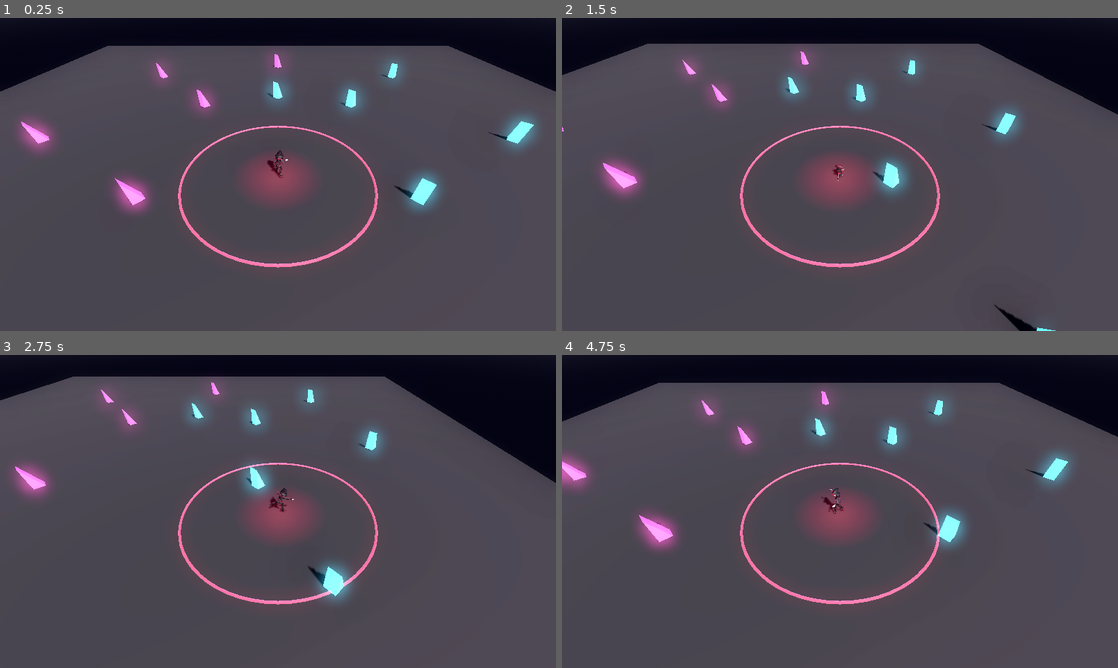
Above: before the commit, frames 1-4 (two rows, left to right).
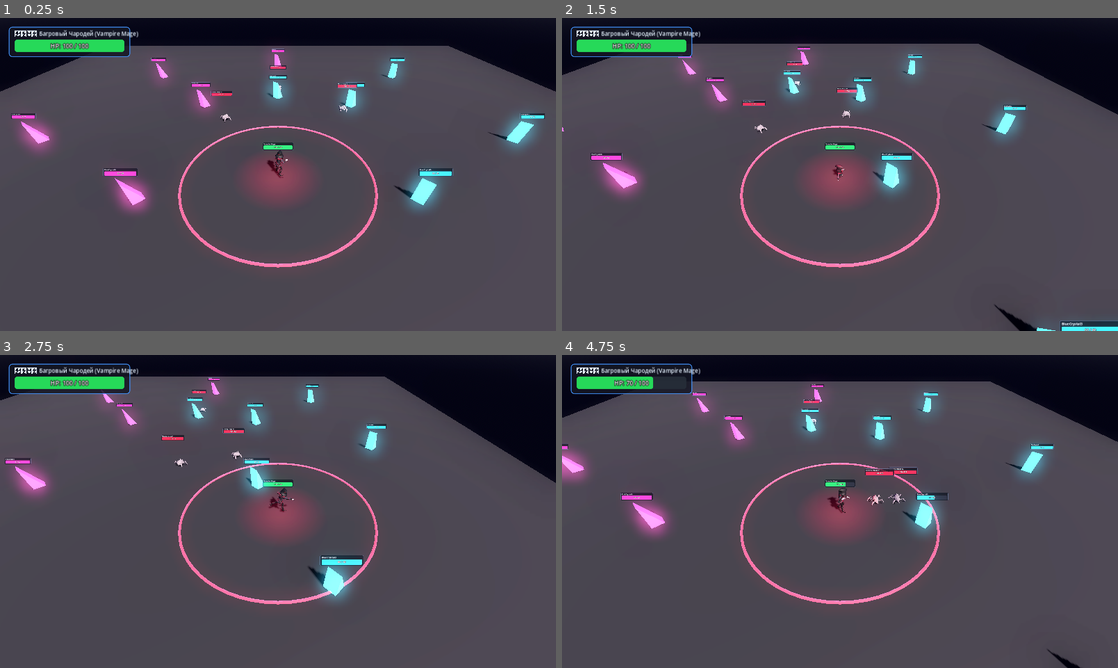
Above: after the commit, the same moments.

Repository: v-prokofev/MisterV
Game: Godot game, scene res://scenes/main.tscn
Same seed, same stepped clock (60 frames per second), same inputs: the game is played once before the commit and once after it.
Inputs (mouse positions are in pixels of both pictures, inside the frame that each line leads up to):
- Up to frame 1 (0.25 s): no input
- Up to frame 2 (1.5 s): move the mouse to (962, 158) at 0.52 s; hold D (move_right) 0.53-1.28 s; click (962, 158) at 0.67 s; move the mouse to (728, 190) at 1.27 s; hold S (move_backward) from 1.28 s (still down)
- Up to frame 3 (2.75 s): move the mouse to (333, 442) at 2.02 s; release S (move_backward) at 2.03 s; hold D (move_right) from 2.03 s (still down)
- Up to frame 4 (4.75 s): move the mouse to (812, 574) at 2.77 s; release D (move_right) at 2.78 s; hold W (move_forward) 2.78-3.53 s; click (812, 574) at 2.92 s; move the mouse to (1006, 558) at 3.52 s; hold A (move_left) from 3.53 s (still down); move the mouse to (673, 464) at 4.27 s

The runs differ from the first frame. In frame 1, 2.4% of the frame differs, in the area x 1-98%, y 2-51%; in frame 2, 2.7%; in frame 3, 2.5%; in frame 4, 7.8%, in the area x 0-100%, y 2-100%.

Commit message:
Add Monster Makra AI, aggro combat, 3D floating health bars & HUD HP numbers

Diff:
--- a/src/scenes/main.tscn
+++ b/src/scenes/main.tscn
@@ -3,6 +3,7 @@
 [ext_resource type="PackedScene" uid="uid://bplayer_scene_001" path="res://scenes/player.tscn" id="1_player_scene"]
 [ext_resource type="PackedScene" uid="uid://btarget_dummy_001" path="res://scenes/target_dummy.tscn" id="2_dummy_scene"]
 [ext_resource type="PackedScene" uid="uid://bdestructible_obj_001" path="res://scenes/destructible_object.tscn" id="3_destructible_scene"]
+[ext_resource type="PackedScene" uid="uid://bmonster_scene_001" path="res://scenes/monster.tscn" id="4_monster_scene"]
 
 [sub_resource type="ProceduralSkyMaterial" id="ProceduralSkyMaterial_1"]
 sky_top_color = Color(0.1, 0.08, 0.18, 1.0)
@@ -108,3 +109,17 @@
 [node name="BlueCrystal6" parent="Destructibles" instance=ExtResource("3_destructible_scene")]
 transform = Transform3D(1, 0, 0, 0, 1, 0, 0, 0, 1, 8, 0, 6)
 object_color = Color(0.2, 0.85, 1, 1)
+
+[node name="Monsters" type="Node3D" parent="."]
+
+[node name="MakraMonster1" parent="Monsters" instance=ExtResource("4_monster_scene")]
+transform = Transform3D(1, 0, 0, 0, 1, 0, 0, 0, 1, -5, 0, -4)
+monster_name = "Монстр Макра #1"
+
+[node name="MakraMonster2" parent="Monsters" instance=ExtResource("4_monster_scene")]
+transform = Transform3D(1, 0, 0, 0, 1, 0, 0, 0, 1, 6, 0, -5)
+monster_name = "Монстр Макра #2"
+
+[node name="MakraMonster3" parent="Monsters" instance=ExtResource("4_monster_scene")]
+transform = Transform3D(1, 0, 0, 0, 1, 0, 0, 0, 1, 0, 0, -10)
+monster_name = "Монстр Макра #3"
--- /dev/null
+++ b/src/scenes/monster.tscn
@@ -0,0 +1,18 @@
+[gd_scene load_steps=3 format=3 uid="uid://bmonster_scene_001"]
+
+[ext_resource type="Script" path="res://scripts/monster.gd" id="1_monster_script"]
+
+[sub_resource type="CapsuleShape3D" id="CapsuleShape3D_monster"]
+radius = 0.55
+height = 1.9
+
+[node name="Monster" type="CharacterBody3D"]
+collision_layer = 2
+collision_mask = 3
+script = ExtResource("1_monster_script")
+
+[node name="CollisionShape3D" type="CollisionShape3D" parent="."]
+transform = Transform3D(1, 0, 0, 0, 1, 0, 0, 0, 1, 0, 0.95, 0)
+shape = SubResource("CapsuleShape3D_monster")
+
+[node name="Visuals" type="Node3D" parent="."]
--- a/src/scripts/destructible_object.gd
+++ b/src/scripts/destructible_object.gd
@@ -11,6 +11,8 @@
 @onready var mesh_instance: MeshInstance3D = $MeshInstance3D
 
 var original_material: StandardMaterial3D
+
+var health_bar = null
 
 func _ready() -> void:
 	add_to_group("dummies")
@@ -27,6 +29,11 @@
 		original_material.emission_energy_multiplier = 1.5
 		mesh_instance.set_surface_override_material(0, original_material)
 
+	var bar_script = preload("res://scripts/floating_health_bar.gd")
+	health_bar = bar_script.new()
+	add_child(health_bar)
+	health_bar.setup(max_health, name, object_color, 2.0)
+
 func is_targetable() -> bool:
 	return not is_destroyed
 
@@ -36,6 +43,9 @@
 
 	current_health -= amount
 	print("Destructible ", name, " took ", amount, " damage! Current HP: ", current_health)
+
+	if health_bar:
+		health_bar.update_hp(current_health)
 
 	_flash_hit()
 
--- /dev/null
+++ b/src/scripts/floating_health_bar.gd
@@ -0,0 +1,120 @@
+extends Node3D
+class_name FloatingHealthBar
+
+var max_hp: float = 100.0
+var current_hp: float = 100.0
+var title: String = ""
+var bar_color: Color = Color(0.15, 0.85, 0.3)
+
+var sprite3d: Sprite3D
+var viewport: SubViewport
+var progress_bar: ProgressBar
+var hp_label: Label
+var title_label: Label
+
+func setup(p_max_hp: float, p_title: String = "", p_color: Color = Color(0.15, 0.85, 0.3), height_offset: float = 2.2) -> void:
+	max_hp = p_max_hp
+	current_hp = p_max_hp
+	title = p_title
+	bar_color = p_color
+	position = Vector3(0, height_offset, 0)
+	_build_ui()
+
+func update_hp(new_hp: float, new_max_hp: float = -1.0) -> void:
+	if new_max_hp > 0:
+		max_hp = new_max_hp
+	current_hp = clamp(new_hp, 0.0, max_hp)
+	if progress_bar:
+		progress_bar.max_value = max_hp
+		progress_bar.value = current_hp
+	if hp_label:
+		hp_label.text = "%d / %d" % [int(ceil(current_hp)), int(ceil(max_hp))]
+
+func _build_ui() -> void:
+	viewport = SubViewport.new()
+	viewport.size = Vector2i(220, 55)
+	viewport.transparent_bg = true
+	viewport.render_target_update_mode = SubViewport.UPDATE_ALWAYS
+	add_child(viewport)
+
+	var container = Control.new()
+	container.custom_minimum_size = Vector2(220, 55)
+	container.size = Vector2(220, 55)
+	viewport.add_child(container)
+
+	# Background panel / border
+	var bg_panel = StyleBoxFlat.new()
+	bg_panel.bg_color = Color(0.08, 0.09, 0.12, 0.85)
+	bg_panel.corner_radius_top_left = 6
+	bg_panel.corner_radius_top_right = 6
+	bg_panel.corner_radius_bottom_left = 6
+	bg_panel.corner_radius_bottom_right = 6
+	bg_panel.border_width_left = 2
+	bg_panel.border_width_top = 2
+	bg_panel.border_width_right = 2
+	bg_panel.border_width_bottom = 2
+	bg_panel.border_color = Color(0.3, 0.35, 0.45, 0.9)
+
+	var panel = Panel.new()
+	panel.size = Vector2(220, 55)
+	panel.add_theme_stylebox_override("panel", bg_panel)
+	container.add_child(panel)
+
+	# Title label (Name)
+	if title != "":
+		title_label = Label.new()
+		title_label.position = Vector2(8, 3)
+		title_label.size = Vector2(204, 18)
+		title_label.text = title
+		title_label.horizontal_alignment = HORIZONTAL_ALIGNMENT_LEFT
+		title_label.add_theme_font_size_override("font_size", 12)
+		title_label.add_theme_color_override("font_color", Color(0.95, 0.95, 1.0))
+		container.add_child(title_label)
+
+	# Fill Stylebox for ProgressBar
+	var fill_style = StyleBoxFlat.new()
+	fill_style.bg_color = bar_color
+	fill_style.corner_radius_top_left = 4
+	fill_style.corner_radius_top_right = 4
+	fill_style.corner_radius_bottom_left = 4
+	fill_style.corner_radius_bottom_right = 4
+
+	var back_style = StyleBoxFlat.new()
+	back_style.bg_color = Color(0.15, 0.16, 0.2, 0.9)
+	back_style.corner_radius_top_left = 4
+	back_style.corner_radius_top_right = 4
+	back_style.corner_radius_bottom_left = 4
+	back_style.corner_radius_bottom_right = 4
+
+	progress_bar = ProgressBar.new()
+	var bar_y = 22 if title != "" else 8
+	var bar_h = 24 if title != "" else 34
+	progress_bar.position = Vector2(8, bar_y)
+	progress_bar.size = Vector2(204, bar_h)
+	progress_bar.show_percentage = false
+	progress_bar.add_theme_stylebox_override("background", back_style)
+	progress_bar.add_theme_stylebox_override("fill", fill_style)
+	progress_bar.max_value = max_hp
+	progress_bar.value = current_hp
+	container.add_child(progress_bar)
+
+	# Numeric HP label centered over progress bar
+	hp_label = Label.new()
+	hp_label.position = Vector2(8, bar_y + (bar_h - 20) / 2)
+	hp_label.size = Vector2(204, 20)
+	hp_label.text = "%d / %d" % [int(ceil(current_hp)), int(ceil(max_hp))]
+	hp_label.horizontal_alignment = HORIZONTAL_ALIGNMENT_CENTER
+	hp_label.vertical_alignment = VERTICAL_ALIGNMENT_CENTER
+	hp_label.add_theme_font_size_override("font_size", 13)
+	hp_label.add_theme_color_override("font_color", Color(1.0, 1.0, 1.0))
+	hp_label.add_theme_color_override("font_outline_color", Color(0.0, 0.0, 0.0))
+	hp_label.add_theme_constant_override("outline_size", 4)
+	container.add_child(hp_label)
+
+	# Billboard Sprite3D
+	sprite3d = Sprite3D.new()
+	sprite3d.billboard = BaseMaterial3D.BILLBOARD_ENABLED
+	sprite3d.no_depth_test = true
+	sprite3d.pixel_size = 0.008
+	sprite3d.texture = viewport.get_texture()
+	add_child(sprite3d)
--- /dev/null
+++ b/src/scripts/monster.gd
@@ -0,0 +1,307 @@
+extends CharacterBody3D
+
+@export var monster_name: String = "Makra Monster"
+@export var max_health: float = 120.0
+@export var move_speed: float = 3.5
+@export var aggro_range: float = 10.0
+@export var attack_range: float = 2.2
+@export var attack_damage: float = 15.0
+@export var attack_cooldown: float = 1.6
+@export var respawn_time: float = 10.0
+
+var current_health: float = 120.0
+var is_dead: bool = false
+var is_attacking: bool = false
+var can_attack: bool = true
+
+@onready var collision_shape: CollisionShape3D = $CollisionShape3D
+@onready var visuals: Node3D = $Visuals
+
+var health_bar = null
+var anim_player: AnimationPlayer = null
+var monster_model_inst: Node3D = null
+var original_material: StandardMaterial3D = null
+
+func _ready() -> void:
+	add_to_group("dummies")
+	add_to_group("targets")
+	add_to_group("monsters")
+
+	current_health = max_health
+	_setup_model_and_animations()
+	_setup_health_bar()
+
+func _setup_model_and_animations() -> void:
+	if not visuals:
+		return
+
+	var model_loaded = false
+	if ResourceLoader.exists("res://assets/monsters/MakraRig.fbx"):
+		var model_scene: PackedScene = load("res://assets/monsters/MakraRig.fbx")
+		if model_scene:
+			monster_model_inst = model_scene.instantiate()
+			visuals.add_child(monster_model_inst)
+			monster_model_inst.scale = Vector3(1.2, 1.2, 1.2)
+
+			var tex: Texture2D = load("res://assets/monsters/Makra.png")
+			var mesh_inst: MeshInstance3D = monster_model_inst.find_child("*", true, false) as MeshInstance3D
+			if mesh_inst and tex:
+				original_material = StandardMaterial3D.new()
+				original_material.albedo_texture = tex
+				original_material.roughness = 0.5
+				mesh_inst.set_surface_override_material(0, original_material)
+			model_loaded = true
+
+	if not model_loaded:
+		monster_model_inst = Node3D.new()
+		visuals.add_child(monster_model_inst)
+
+		var body_mesh_inst = MeshInstance3D.new()
+		var prism = CapsuleMesh.new()
+		prism.radius = 0.55
+		prism.height = 1.7
+		body_mesh_inst.mesh = prism
+		body_mesh_inst.position = Vector3(0, 0.85, 0)
+
+		original_material = StandardMaterial3D.new()
+		original_material.albedo_color = Color(0.85, 0.15, 0.2)
+		original_material.roughness = 0.4
+		original_material.emission_enabled = true
+		original_material.emission = Color(0.9, 0.1, 0.2)
+		original_material.emission_energy_multiplier = 1.2
+		body_mesh_inst.material_override = original_material
+		monster_model_inst.add_child(body_mesh_inst)
+
+	# Setup AnimationPlayer
+	anim_player = AnimationPlayer.new()
+	anim_player.name = "MonsterAnimPlayer"
+	add_child(anim_player)
+
+	var lib = AnimationLibrary.new()
+	anim_player.add_animation_library("", lib)
+
+	var anim_paths = {
+		"idle":   "res://assets/monsters/Makra_Anim Aidl.fbx",
+		"walk":   "res://assets/monsters/Makra_Anim Walk.fbx",
+		"attack": "res://assets/monsters/Makra_Anim Attack.fbx"
+	}
+
+	for anim_name in anim_paths:
+		if not ResourceLoader.exists(anim_paths[anim_name]):
+			continue
+		var scene: PackedScene = load(anim_paths[anim_name])
+		if not scene:
+			continue
+		var inst = scene.instantiate()
+		var source_ap: AnimationPlayer = inst.find_child("AnimationPlayer", true, false)
+		if source_ap and source_ap.has_animation("mixamo_com"):
+			var anim = source_ap.get_animation("mixamo_com").duplicate()
+			if anim_name != "attack":
+				anim.loop_mode = Animation.LOOP_LINEAR
+			lib.add_animation(anim_name, anim)
+		inst.queue_free()
+
+	if anim_player.has_animation("idle"):
+		anim_player.play("idle")
+
+func _setup_health_bar() -> void:
+	var bar_script = preload("res://scripts/floating_health_bar.gd")
+	health_bar = bar_script.new()
+	add_child(health_bar)
+	health_bar.setup(max_health, monster_name, Color(0.9, 0.15, 0.25), 2.3)
+
+func is_targetable() -> bool:
+	return not is_dead
+
+func _physics_process(delta: float) -> void:
+	if is_dead:
+		return
+
+	if not is_on_floor():
+		velocity.y -= 9.8 * delta
+	else:
+		velocity.y = 0.0
+
+	var players = get_tree().get_nodes_in_group("player")
+	if players.size() == 0:
+		_play_anim("idle")
+		move_and_slide()
+		return
+
+	var player = players[0] as CharacterBody3D
+	if not is_instance_valid(player) or (player.has_method("is_dead_state") and player.is_dead_state()):
+		_play_anim("idle")
+		move_and_slide()
+		return
+
+	var dist = global_position.distance_to(player.global_position)
+
+	if dist <= aggro_range:
+		# Face towards player
+		var target_pos = Vector3(player.global_position.x, global_position.y, player.global_position.z)
+		if global_position.distance_squared_to(target_pos) > 0.01:
+			look_at(target_pos, Vector3.UP)
+
+		if dist > attack_range and not is_attacking:
+			# Chase player
+			var dir = (target_pos - global_position).normalized()
+			velocity.x = dir.x * move_speed
+			velocity.z = dir.z * move_speed
+			_play_anim("walk")
+			move_and_slide()
+		elif dist <= attack_range and can_attack and not is_attacking:
+			velocity.x = 0.0
+			velocity.z = 0.0
+			move_and_slide()
+			_perform_attack(player)
+		else:
+			velocity.x = 0.0
+			velocity.z = 0.0
+			move_and_slide()
+	else:
+		velocity.x = 0.0
+		velocity.z = 0.0
+		_play_anim("idle")
+		move_and_slide()
+
+func _play_anim(anim_name: String) -> void:
+	if anim_player and anim_player.has_animation(anim_name):
+		if anim_player.current_animation != anim_name:
+			anim_player.play(anim_name)
+
+func _perform_attack(target_player: Node3D) -> void:
+	is_attacking = true
+	can_attack = false
+	_play_anim("attack")
+
+	# Attack hit point delay (0.45 seconds into attack animation)
+	await get_tree().create_timer(0.45).timeout
+	if is_instance_valid(target_player) and not is_dead:
+		var current_dist = global_position.distance_to(target_player.global_position)
+		if current_dist <= attack_range + 0.8:
+			if target_player.has_method("take_damage"):
+				target_player.take_damage(attack_damage)
+				print("Monster ", monster_name, " attacked player for ", attack_damage, " damage!")
+
+	await get_tree().create_timer(0.5).timeout
+	is_attacking = false
+
+	await get_tree().create_timer(attack_cooldown - 0.95).timeout
+	can_attack = true
+
+func take_damage(amount: float) -> void:
+	if is_dead:
+		return
+
+	current_health -= amount
+	print("Monster ", monster_name, " took ", amount, " damage! HP: ", current_health)
+
+	if health_bar:
+		health_bar.update_hp(current_health)
+
+	_flash_hit()
+
+	if current_health <= 0:
+		_die()
+
+func _flash_hit() -> void:
+	if not monster_model_inst or is_dead:
+		return
+	var mesh_inst: MeshInstance3D = monster_model_inst.find_child("*", true, false) as MeshInstance3D
+	if not mesh_inst:
+		return
+
+	var flash_mat = StandardMaterial3D.new()
+	flash_mat.albedo_color = Color(1.0, 1.0, 1.0)
+	flash_mat.emission_enabled = true
+	flash_mat.emission = Color(1.0, 1.0, 1.0)
+	flash_mat.emission_energy_multiplier = 4.0
+	mesh_inst.set_surface_override_material(0, flash_mat)
+
+	await get_tree().create_timer(0.12).timeout
+	if is_instance_valid(mesh_inst) and not is_dead and original_material:
+		mesh_inst.set_surface_override_material(0, original_material)
+
+func _die() -> void:
+	is_dead = true
+	visible = false
+	collision_shape.set_deferred("disabled", true)
+
+	print("Monster ", monster_name, " defeated! Respawning in ", respawn_time, " seconds...")
+	_create_death_debris()
+
+	get_tree().create_timer(respawn_time).timeout.connect(_respawn)
+
+func _respawn() -> void:
+	current_health = max_health
+	is_dead = false
+	visible = true
+	collision_shape.set_deferred("disabled", false)
+
+	if health_bar:
+		health_bar.update_hp(current_health)
+
+	_animate_respawn_glow()
+	print("Monster ", monster_name, " HAS RESPAWNED!")
+
+func _animate_respawn_glow() -> void:
+	if not monster_model_inst:
+		return
+	var mesh_inst: MeshInstance3D = monster_model_inst.find_child("*", true, false) as MeshInstance3D
+	if not mesh_inst:
+		return
+
+	var respawn_mat = StandardMaterial3D.new()
+	respawn_mat.roughness = 0.2
+	respawn_mat.emission_enabled = true
+	respawn_mat.albedo_color = Color(1.0, 1.0, 1.0)
+	respawn_mat.emission = Color(1.0, 0.2, 0.2)
+	respawn_mat.emission_energy_multiplier = 8.0
+	mesh_inst.set_surface_override_material(0, respawn_mat)
+
+	visuals.scale = Vector3(0.2, 0.2, 0.2)
+	var tween = create_tween().set_parallel(true)
+	tween.tween_property(respawn_mat, "albedo_color", Color(1,1,1), 1.2)
+	tween.tween_property(respawn_mat, "emission_energy_multiplier", 0.0, 1.2)
+	tween.tween_property(visuals, "scale", Vector3.ONE, 0.5).set_trans(Tween.TRANS_BACK).set_ease(Tween.EASE_OUT)
+
+	await tween.finished
+	if is_instance_valid(mesh_inst) and not is_dead and original_material:
+		visuals.scale = Vector3.ONE
+		mesh_inst.set_surface_override_material(0, original_material)
+
+func _create_death_debris() -> void:
+	var scene_root = get_tree().current_scene if get_tree() and get_tree().current_scene else get_parent()
+	var particles = CPUParticles3D.new()
+	particles.emitting = false
+	particles.one_shot = true
+	particles.amount = 40
+	particles.lifetime = 1.2
+	particles.explosiveness = 0.95
+	particles.direction = Vector3(0, 1, 0)
+	particles.spread = 180.0
+	particles.initial_velocity_min = 3.0
+	particles.initial_velocity_max = 8.0
+	particles.gravity = Vector3(0, -9.8, 0)
+	particles.scale_amount_min = 0.1
+	particles.scale_amount_max = 0.35
+
+	var p_mesh = SphereMesh.new()
+	p_mesh.radius = 0.08
+	p_mesh.height = 0.16
+	var p_mat = StandardMaterial3D.new()
+	p_mat.albedo_color = Color(0.9, 0.15, 0.2)
+	p_mat.emission_enabled = true
+	p_mat.emission = Color(0.9, 0.15, 0.2)
+	p_mat.emission_energy_multiplier = 4.0
+	p_mesh.material = p_mat
+	particles.mesh = p_mesh
+
+	scene_root.add_child(particles)
+	particles.global_position = global_position + Vector3(0, 1.0, 0)
+	particles.restart()
+
+	get_tree().create_timer(3.0).timeout.connect(func():
+		if is_instance_valid(particles):
+			particles.queue_free()
+	)
--- a/src/scripts/player.gd
+++ b/src/scripts/player.gd
@@ -42,13 +42,24 @@
 	"RightUpLeg", "RightLeg", "RightFoot", "RightToeBase", "RightToe_End",
 ]
 
+@export var max_health: float = 100.0
+var current_health: float = 100.0
+var is_dead: bool = false
+
+var health_bar_3d = null
+var hud_canvas: CanvasLayer = null
+var hud_progress_bar: ProgressBar = null
+var hud_hp_label: Label = null
+
 func _ready() -> void:
 	add_to_group("player")
 	Engine.time_scale = 1.0
+	current_health = max_health
 	_setup_character_texture()
 	_setup_animation_library()
 	_setup_animation_tree()
 	_setup_attack_range_ring()
+	_setup_player_health_ui()
 
 func _unhandled_input(event: InputEvent) -> void:
 	if event is InputEventMouseButton and event.pressed:
@@ -468,3 +479,128 @@
 
 	torus.material = mat
 	attack_ring_mesh_instance.mesh = torus
+
+func _setup_player_health_ui() -> void:
+	var bar_script = preload("res://scripts/floating_health_bar.gd")
+	health_bar_3d = bar_script.new()
+	add_child(health_bar_3d)
+	health_bar_3d.setup(max_health, "Vampire Mage", Color(0.15, 0.85, 0.35), 2.2)
+
+	hud_canvas = CanvasLayer.new()
+	add_child(hud_canvas)
+
+	var margin = MarginContainer.new()
+	margin.position = Vector2(20, 20)
+	margin.custom_minimum_size = Vector2(280, 70)
+	hud_canvas.add_child(margin)
+
+	var panel = Panel.new()
+	var bg_panel = StyleBoxFlat.new()
+	bg_panel.bg_color = Color(0.08, 0.09, 0.14, 0.85)
+	bg_panel.corner_radius_top_left = 8
+	bg_panel.corner_radius_top_right = 8
+	bg_panel.corner_radius_bottom_left = 8
+	bg_panel.corner_radius_bottom_right = 8
+	bg_panel.border_width_left = 2
+	bg_panel.border_width_top = 2
+	bg_panel.border_width_right = 2
+	bg_panel.border_width_bottom = 2
+	bg_panel.border_color = Color(0.25, 0.55, 0.95, 0.9)
+	panel.add_theme_stylebox_override("panel", bg_panel)
+	panel.custom_minimum_size = Vector2(280, 70)
+	margin.add_child(panel)
+
+	var title_lbl = Label.new()
+	title_lbl.position = Vector2(14, 6)
+	title_lbl.size = Vector2(252, 20)
+	title_lbl.text = "🧙‍♂️ Багровый Чародей (Vampire Mage)"
+	title_lbl.add_theme_font_size_override("font_size", 13)
+	title_lbl.add_theme_color_override("font_color", Color(0.9, 0.95, 1.0))
+	panel.add_child(title_lbl)
+
+	var fill_style = StyleBoxFlat.new()
+	fill_style.bg_color = Color(0.15, 0.85, 0.35)
+	fill_style.corner_radius_top_left = 5
+	fill_style.corner_radius_top_right = 5
+	fill_style.corner_radius_bottom_left = 5
+	fill_style.corner_radius_bottom_right = 5
+
+	var back_style = StyleBoxFlat.new()
+	back_style.bg_color = Color(0.15, 0.18, 0.22, 0.9)
+	back_style.corner_radius_top_left = 5
+	back_style.corner_radius_top_right = 5
+	back_style.corner_radius_bottom_left = 5
+	back_style.corner_radius_bottom_right = 5
+
+	hud_progress_bar = ProgressBar.new()
+	hud_progress_bar.position = Vector2(14, 30)
+	hud_progress_bar.size = Vector2(252, 28)
+	hud_progress_bar.show_percentage = false
+	hud_progress_bar.add_theme_stylebox_override("background", back_style)
+	hud_progress_bar.add_theme_stylebox_override("fill", fill_style)
+	hud_progress_bar.max_value = max_health
+	hud_progress_bar.value = current_health
+	panel.add_child(hud_progress_bar)
+
+	hud_hp_label = Label.new()
+	hud_hp_label.position = Vector2(14, 34)
+	hud_hp_label.size = Vector2(252, 20)
+	hud_hp_label.text = "HP: %d / %d" % [int(ceil(current_health)), int(ceil(max_health))]
+	hud_hp_label.horizontal_alignment = HORIZONTAL_ALIGNMENT_CENTER
+	hud_hp_label.add_theme_font_size_override("font_size", 14)
+	hud_hp_label.add_theme_color_override("font_color", Color(1.0, 1.0, 1.0))
+	hud_hp_label.add_theme_color_override("font_outline_color", Color(0, 0, 0))
+	hud_hp_label.add_theme_constant_override("outline_size", 4)
+	panel.add_child(hud_hp_label)
+
+func take_damage(amount: float) -> void:
+	if is_dead:
+		return
+	current_health = max(0.0, current_health - amount)
+	print("Player took ", amount, " damage! HP: ", current_health)
+
+	if health_bar_3d:
+		health_bar_3d.update_hp(current_health)
+	if hud_progress_bar:
+		hud_progress_bar.value = current_health
+	if hud_hp_label:
+		hud_hp_label.text = "HP: %d / %d" % [int(ceil(current_health)), int(ceil(max_health))]
+
+	_flash_player_hit()
+
+	if current_health <= 0:
+		_on_player_die()
+
+func is_dead_state() -> bool:
+	return is_dead
+
+func _flash_player_hit() -> void:
+	if not vampire_model:
+		return
+	var mesh_inst: MeshInstance3D = vampire_model.find_child("Meshy_AI__0920153324_texture", true, false)
+	if not mesh_inst:
+		return
+	var flash_mat = StandardMaterial3D.new()
+	flash_mat.albedo_color = Color(1.0, 0.2, 0.2)
+	flash_mat.emission_enabled = true
+	flash_mat.emission = Color(1.0, 0.2, 0.2)
+	flash_mat.emission_energy_multiplier = 3.0
+	mesh_inst.set_surface_override_material(0, flash_mat)
+
+	await get_tree().create_timer(0.12).timeout
+	if is_instance_valid(mesh_inst):
+		_setup_character_texture()
+
+func _on_player_die() -> void:
+	is_dead = true
+	print("PLAYER WAS DEFEATED! Auto-respawning in 4 seconds...")
+	await get_tree().create_timer(4.0).timeout
+	current_health = max_health
+	is_dead = false
+	if health_bar_3d:
+		health_bar_3d.update_hp(current_health)
+	if hud_progress_bar:
+		hud_progress_bar.value = current_health
+	if hud_hp_label:
+		hud_hp_label.text = "HP: %d / %d" % [int(ceil(current_health)), int(ceil(max_health))]
+	print("PLAYER HAS HEALED TO FULL HP!")
Binary file added: src/assets/monsters/Cherv.png
Binary file added: src/assets/monsters/ChervRig.fbx
Binary file added: src/assets/monsters/Cherv_Anim Aidl.fbx
Binary file added: src/assets/monsters/Cherv_Anim Attack.fbx
Binary file added: src/assets/monsters/Cherv_Anim climbs out.fbx
Binary file added: src/assets/monsters/Cherv_Anim leave.fbx
Binary file added: src/assets/monsters/Makra.png
Binary file added: src/assets/monsters/MakraRig.fbx
Binary file added: src/assets/monsters/Makra_Anim Aidl.fbx
Binary file added: src/assets/monsters/Makra_Anim Attack.fbx
Binary file added: src/assets/monsters/Makra_Anim Walk.fbx
Not shown, changed: lor.md
